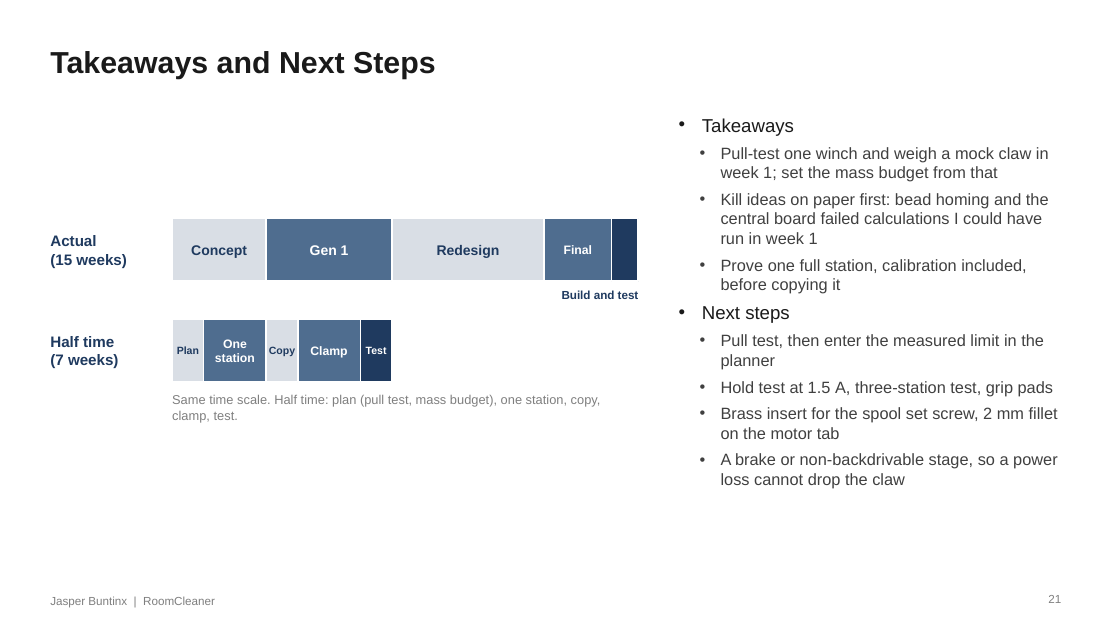
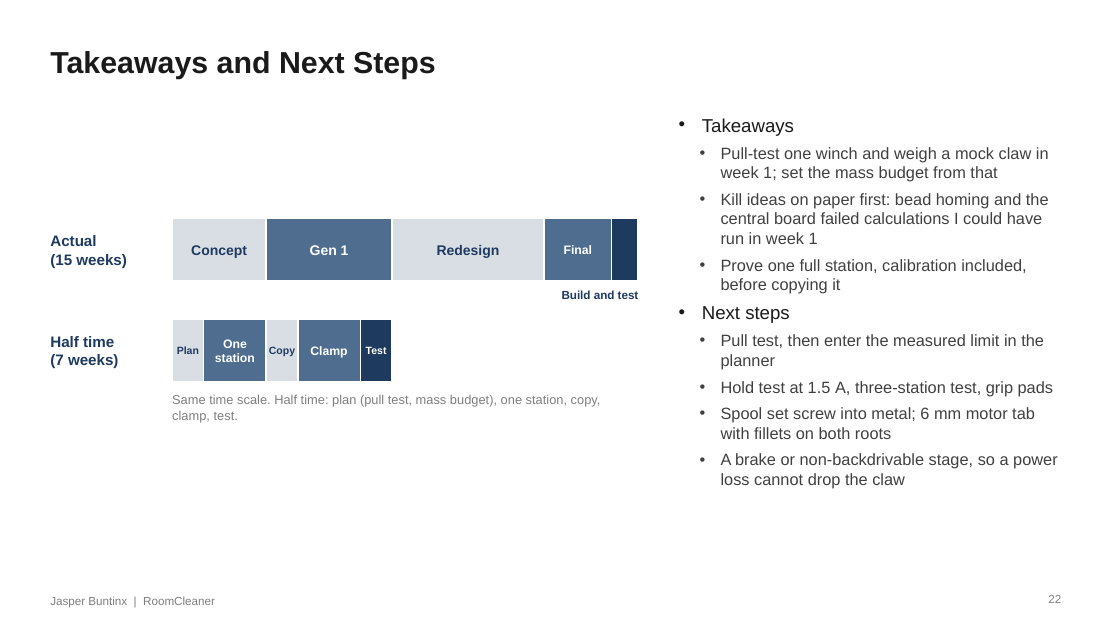
Before and after one commit to Jaspario1199/RoomCleaner, a slide deck: slide 22 of docs/presentation/deck_v8/RoomCleaner_Buntinx_Oct27_v8.pptx (slide 21 before the commit). Drawn at 1120x630 pixels with LibreOffice and Linux fonts; fonts in the diff are those of the drawing. Boxes give left, top, right and bottom in pixels: in the first picture for what was removed or moved away, otherwise in the second. Text is boxed around its words. In the diff, an @@ line names an element or a change of style, - is before the commit and + after.

```diff
--- a/docs/presentation/deck_v8/RoomCleaner_Buntinx_Oct27_v8.pptx
+++ b/docs/presentation/deck_v8/RoomCleaner_Buntinx_Oct27_v8.pptx
@@ text at bbox=[721, 407, 1035, 439]: text changed @@
-  • Brass insert for the spool set screw, 2 mm fillet on the motor tab
+  • Spool set screw into metal; 6 mm motor tab with fillets on both roots
@@ page number at bbox=[1048, 595, 1061, 603]: text changed @@
-21
+22
```
Also in this commit, not shown: 2 other slides changed, 1 slide added, 14 other files.
